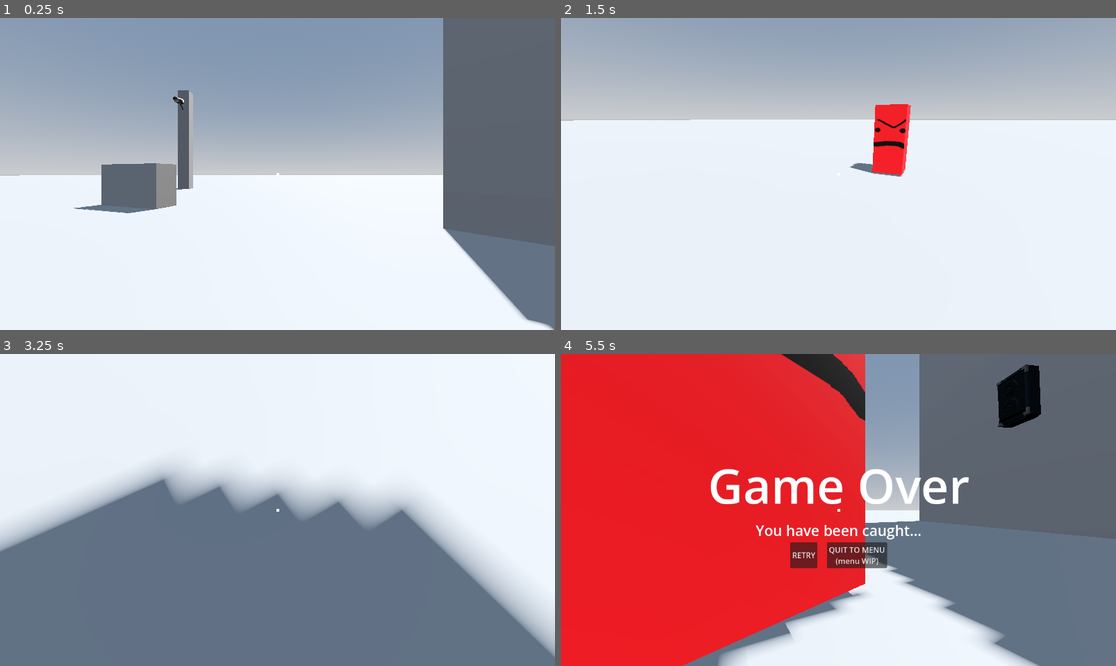
Above: before the commit, frames 1-4 (two rows, left to right).
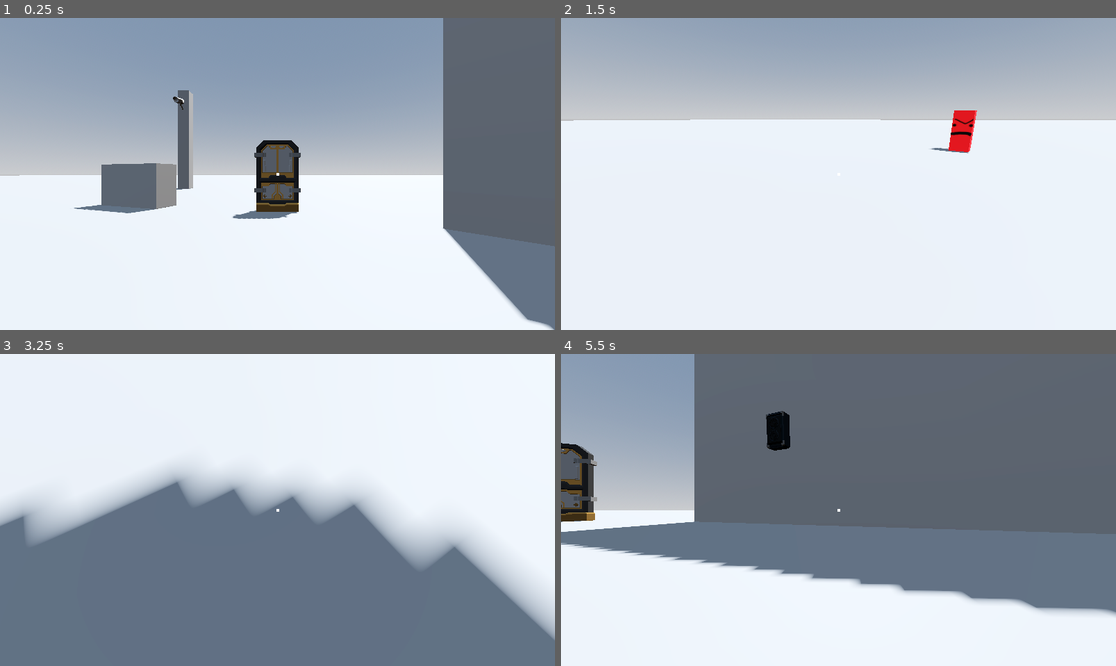
Above: after the commit, the same moments.

Repository: Rubix334/Extrica
Game: Godot game, scene res://level.tscn
Two runs of this game, one before a commit and one after it. Both use one fixed random seed, a clock stepped at 60 frames per second and the inputs below.
Inputs (mouse positions are in pixels of both pictures, inside the frame that each line leads up to):
- Up to frame 1 (0.25 s): no input
- Up to frame 2 (1.5 s): move the mouse to (960, 158) at 0.52 s; hold D (right) 0.53-1.28 s; hold Q (hack) 0.53-1.28 s; click (960, 158) at 0.8 s; move the mouse to (727, 189) at 1.27 s; hold S (back) from 1.28 s (still down); click (727, 189) at 1.35 s
- Up to frame 3 (3.25 s): tap Q (hack) at 1.55, 2.85 s; move the mouse to (333, 441) at 2.02 s; release S (back) at 2.03 s; hold D (right) 2.03-2.78 s; tap Ctrl (crouch) at 2.1 s; click (333, 441) at 2.3 s; move the mouse to (249, 572) at 2.77 s; hold W (forward) from 2.78 s (still down)
- Up to frame 4 (5.5 s): move the mouse to (1005, 556) at 3.52 s; release W (forward) at 3.53 s; hold A (left) 3.53-5.03 s; click (1005, 556) at 3.6 s; move the mouse to (672, 463) at 4.27 s; right-click (672, 463) at 4.35 s; tap Q (hack) at 4.55 s; move the mouse to (866, 510) at 5.02 s; hold S (back) from 5.03 s (still down); hold Shift (sprint) from 5.03 s (still down); click (866, 510) at 5.3 s

The runs differ from the first frame. In frame 1, 1.9% of the frame differs, in the area x 41-55%, y 39-65%; in frame 2, 2.0%; in frame 3, 6.9%; in frame 4, 65%, in the area x 0-100%, y 0-100%.

Commit message:
door progress

Diff:
--- a/Extrica/door.gd
+++ b/Extrica/door.gd
@@ -1,5 +1,6 @@
 extends StaticBody3D
-
+class_name door
+@export var locked = false
 
 # Called when the node enters the scene tree for the first time.
 func _ready() -> void:
@@ -8,10 +9,20 @@
 
 # Called every frame. 'delta' is the elapsed time since the previous frame.
 func _process(delta: float) -> void:
-	pass
+	print(locked)
 
 
 func _on_area_3d_body_entered(body: Node3D) -> void:
 	if body is Player:
-		var tween = create_tween()
-		tween.tween_property(self, "global_position.y", 10,1)
+		if not locked:
+			var tween = get_tree().create_tween()
+			tween.tween_property($MeshInstance3D,"position",Vector3(2,-0.08,0.3),1)
+			var tween2 = get_tree().create_tween()
+			tween2.tween_property($CollisionShape3D,"position",Vector3(2,1.287,-0.098),1)
+
+
+func _on_area_3d_body_exited(body: Node3D) -> void:
+	var tween = get_tree().create_tween()
+	tween.tween_property($MeshInstance3D,"position",Vector3(0,0,0),1)
+	var tween2 = get_tree().create_tween()
+	tween2.tween_property($CollisionShape3D,"position",Vector3(0,0,0),1)
--- a/Extrica/door.tscn
+++ b/Extrica/door.tscn
@@ -2,6 +2,10 @@
 
 [ext_resource type="ArrayMesh" uid="uid://0cfmkpwvp8hw" path="res://assets/environment assets/door.tres" id="1_ba8gm"]
 [ext_resource type="Script" uid="uid://cjyui4c0gsscb" path="res://door.gd" id="1_v6xrn"]
+
+[sub_resource type="StandardMaterial3D" id="StandardMaterial3D_v6xrn"]
+emission_enabled = true
+emission = Color(0.3475019, 0.5487164, 1, 1)
 
 [sub_resource type="BoxShape3D" id="BoxShape3D_ba8gm"]
 size = Vector3(1.5214844, 2.6782532, 0.5070801)
@@ -9,15 +13,21 @@
 [sub_resource type="BoxShape3D" id="BoxShape3D_v6xrn"]
 size = Vector3(2.7922363, 2.743164, 2.0406647)
 
-[node name="Node3D" type="StaticBody3D" unique_id=1436807629]
+[node name="Node3D" type="StaticBody3D" unique_id=1667466687 groups=["hackable"]]
 script = ExtResource("1_v6xrn")
+
+[node name="glow_mesh" type="MeshInstance3D" parent="." unique_id=293799482]
+transform = Transform3D(110.62, 0, 0, 0, -5.166905e-06, 97.11, 0, -118.205, -4.2448128e-06, 0, -0.046604574, 0.40184772)
+visible = false
+material_override = SubResource("StandardMaterial3D_v6xrn")
+mesh = ExtResource("1_ba8gm")
 
 [node name="MeshInstance3D" type="MeshInstance3D" parent="." unique_id=348449712]
 transform = Transform3D(100, 0, 0, 0, -4.371139e-06, 100, 0, -100, -4.371139e-06, 0, -0.07980263, 0.32903218)
 mesh = ExtResource("1_ba8gm")
 
 [node name="CollisionShape3D" type="CollisionShape3D" parent="." unique_id=431161216]
-transform = Transform3D(1, 0, 0, 0, 1, 0, 0, 0, 1, 0, 1.286972, -0.09777832)
+transform = Transform3D(1, 0, 0, 0, 1, 0, 0, 0, 1, 0, 1.286972, -0.09777829)
 shape = SubResource("BoxShape3D_ba8gm")
 
 [node name="Area3D" type="Area3D" parent="." unique_id=1954010841]
@@ -27,3 +37,4 @@
 shape = SubResource("BoxShape3D_v6xrn")
 
 [connection signal="body_entered" from="Area3D" to="." method="_on_area_3d_body_entered"]
+[connection signal="body_exited" from="Area3D" to="." method="_on_area_3d_body_exited"]
--- a/Extrica/level.tscn
+++ b/Extrica/level.tscn
@@ -5,6 +5,7 @@
 [ext_resource type="PackedScene" uid="uid://bop3dp2337m7x" path="res://sec_cam.tscn" id="3_oi3di"]
 [ext_resource type="PackedScene" uid="uid://deyf5v85doe8d" path="res://enemy.tscn" id="4_0b4ue"]
 [ext_resource type="PackedScene" uid="uid://b8bca7snl575o" path="res://noisemaker.tscn" id="5_f2txt"]
+[ext_resource type="PackedScene" uid="uid://cxfoo8tpd4duq" path="res://door.tscn" id="6_1ainy"]
 
 [sub_resource type="ProceduralSkyMaterial" id="ProceduralSkyMaterial_u52ul"]
 sky_horizon_color = Color(0.66224277, 0.6717428, 0.6867428, 1)
@@ -50,8 +51,8 @@
 transform = Transform3D(-0.008668271, -0.0007993776, -0.99996215, 0, 0.9999997, -0.00079940766, 0.99996245, -6.929482e-06, -0.008668268, -13.456046, 1.8417788, 0.044928312)
 player = NodePath("../../Player")
 patrol_points = [NodePath("../../PatrolPoints/Point1"), NodePath("../../PatrolPoints/Point2")]
-speed_walk = 5.0
-speed_run = 5.0
+speed_walk = 1.0
+speed_run = 1.0
 
 [node name="PatrolPoints" type="Node3D" parent="." unique_id=1907447706]
 transform = Transform3D(-0.008668271, -0.0007993776, -0.99996215, 0, 0.9999997, -0.00079940766, 0.99996245, -6.929482e-06, -0.008668268, -13.456046, 1.8417788, 0.044928312)
@@ -103,3 +104,6 @@
 
 [node name="Node3D2" parent="." unique_id=1574848637 instance=ExtResource("5_f2txt")]
 transform = Transform3D(0.68677044, 0, -0.7268744, 0, 1, 0, 0.7268744, 0, 0.68677044, 6.0894957, 2.913015, -2.3033366)
+
+[node name="Node3D3" parent="." unique_id=1436807629 instance=ExtResource("6_1ainy")]
+transform = Transform3D(1, 0, 0, 0, 1, 0, 0, 0, 1, 0, 0.35894322, -7.4103575)
--- a/Extrica/sec_cam.gd
+++ b/Extrica/sec_cam.gd
@@ -23,6 +23,11 @@
 
 # Called every frame. 'delta' is the elapsed time since the previous frame.
 func _process(delta: float) -> void:
+	if camera.current:
+		controlled = true
+	else:
+		controlled = false
+
 	if switchable:
 		if Input.is_action_pressed("hack") and not controlled: #hack = Q
 			progress_bar.visible = true
@@ -30,7 +35,7 @@
 			#player.play_animation("hacking")
 			if progress_bar.value >= 100:
 				camera.make_current()
-				controlled = true
+
 		if Input.is_action_just_released("hack"):
 			progress_bar.visible = false
 			progress_bar.value = 0
@@ -51,6 +56,10 @@
 						obj.play_audio()
 				else:
 					obj.glow_mesh.visible = false
+				if obj is door:
+					obj.glow_mesh.visible = true
+					if Input.is_action_just_pressed("mouse1"):
+						obj.locked = false
 	else:
 		hud.visible = false
 	pass
